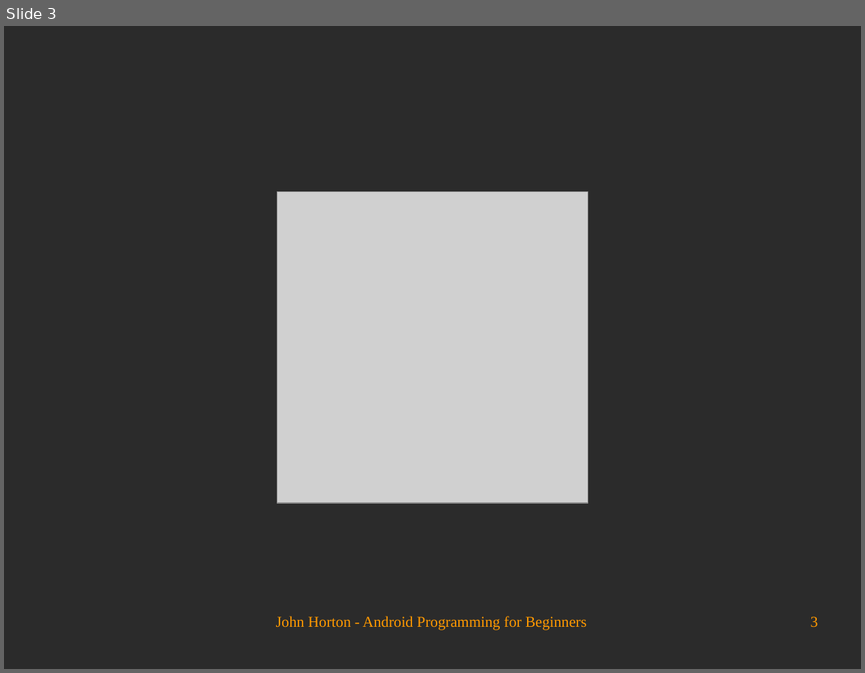
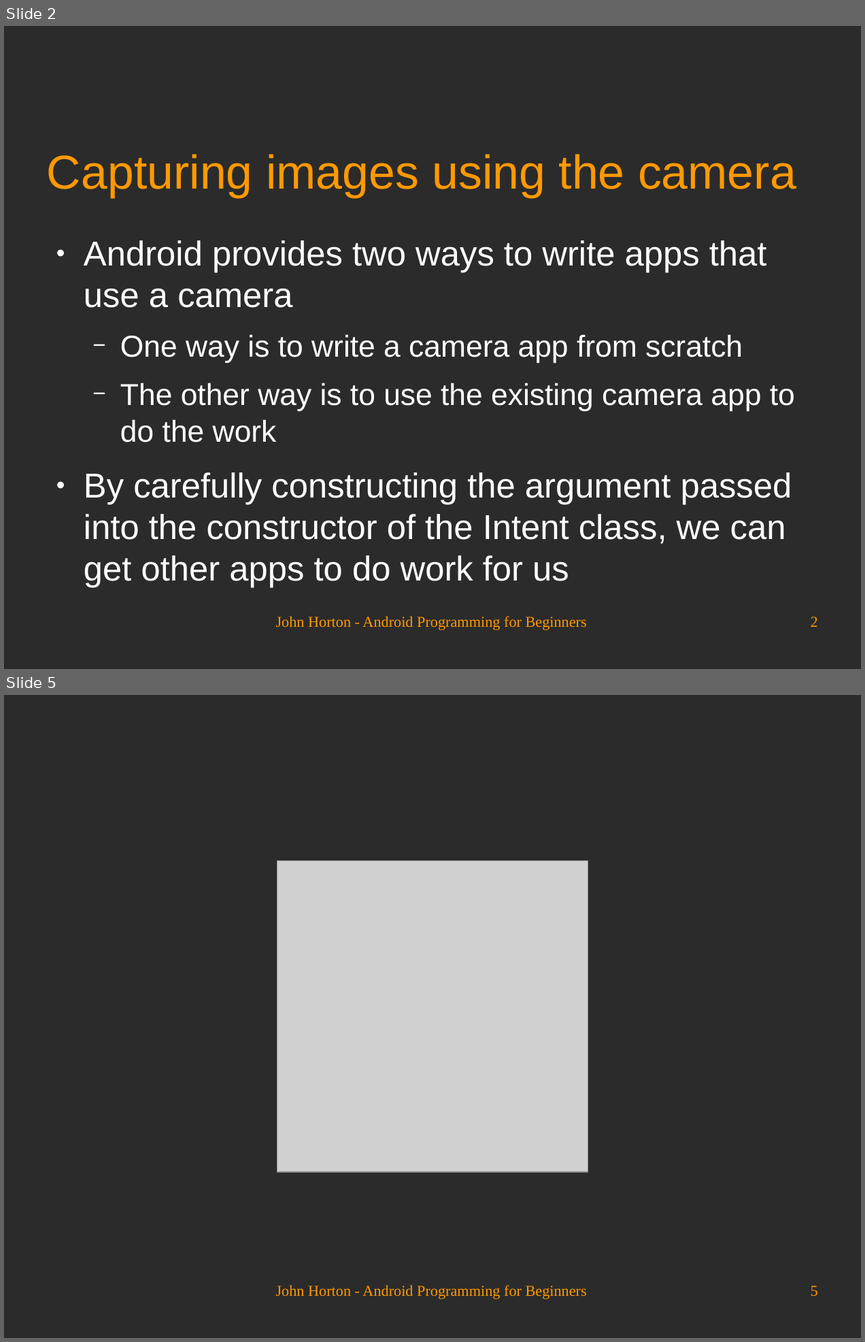
Before and after one commit to Academy-Soft-Intellect/Android-Programming-for-Beginners, a slide deck: 22_Capturing_Images.odp. Shown one above the other, each under a label of ours: slide 3 before the commit, slides 2 and 5 after it; the slides between them are not shown. The pictures are 865x673 and 865x1342 pixels, drawn with LibreOffice and Linux fonts; fonts in the diff are those of the drawing; grey boxes stand for pictures; background and template pictures are left out; a plain dark background stands for a picture behind light text. Boxes give left, top, right and bottom in pixels: in the first picture for what was removed or moved away, otherwise in the second. Text is boxed around its words. In the diff, an @@ line names an element or a change of style, - is before the commit and + after.

```diff
--- a/22_Capturing_Images.odp
+++ b/22_Capturing_Images.odp
@@ slide 2 added at (4,26,861,669), background picture (left out) @@
@@ title added at (47,154,796,197), 44 pt, text #FF9900 @@
+Capturing images using the camera
@@ text added at (84,240,795,588), 32 pt, text #FFFFFF @@
+● Android provides two ways to write apps that use a camera
+  − One way is to write a camera app from scratch
+  − The other way is to use the existing camera app to do the work
+● By carefully constructing the argument passed into the constructor of the Intent class, we can get other apps to do work for us
@@ text added at (276,616,587,630), 14 pt, text #FF9900 @@
+John Horton - Android Programming for Beginners
@@ page number added at (810,616,818,626), 14 pt, text #FF9900 @@
+2
@@ what was slide 3 is now slide 5 @@
@@ page number at (810,1285,818,1296): text changed @@
-3
+5
```
Also in this commit, not shown: 2 slides changed, 1 other slide added.
